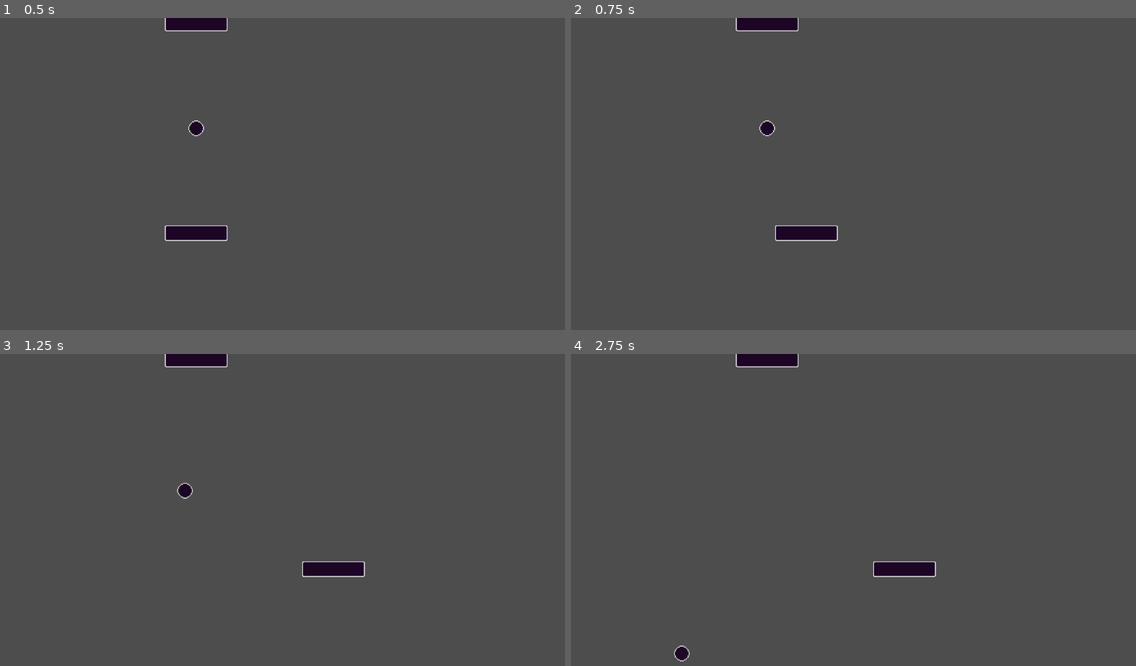
Above: before the commit, frames 1-4 (two rows, left to right).
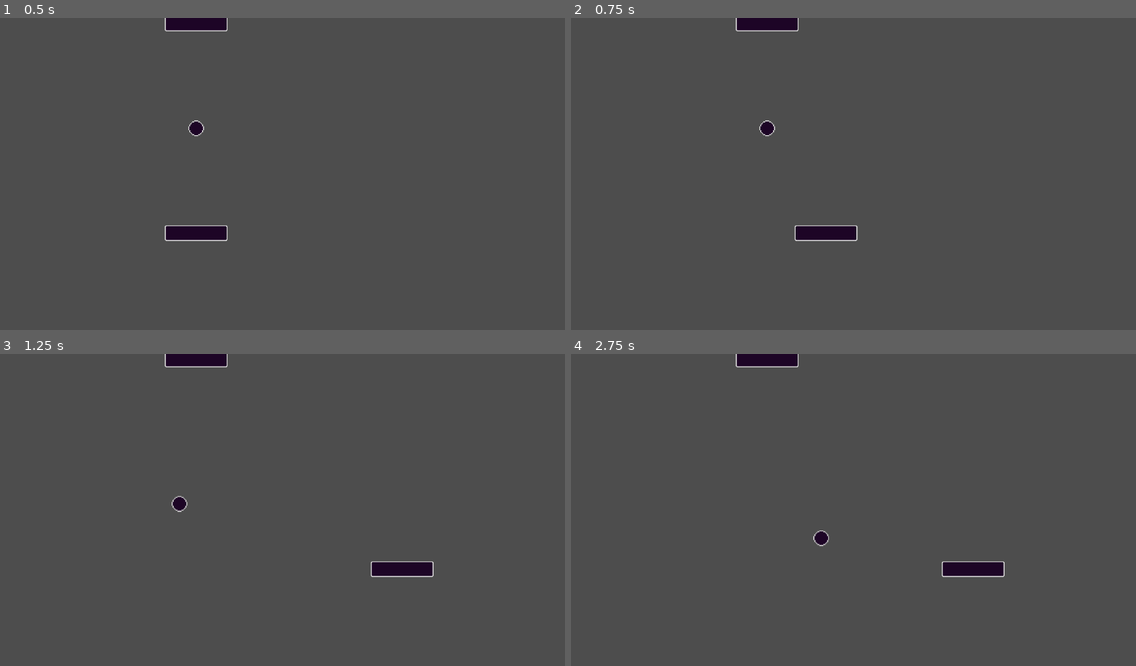
Above: after the commit, the same moments.

Repository: Efunim/Ping-Pong
Game: Godot game, scene res://scenes/levels/main.tscn
Two runs of this game, one before a commit and one after it. Both use one fixed random seed, a clock stepped at 60 frames per second and the inputs below.
Inputs:
- Up to frame 1 (0.5 s): no input
- Up to frame 2 (0.75 s): tap Enter at 0.5 s; hold D (move_right) from 0.53 s (still down)
- Up to frame 3 (1.25 s): keep holding D (move_right)
- Up to frame 4 (2.75 s): release D (move_right) at 1.28 s; hold A (move_left) 1.28-2.03 s; hold D (move_right) from 2.03 s (still down)

Frame 1 is identical in both runs. In frame 2, 0.4% of the frame differs, in the area x 36-51%, y 66-72%; in frame 3, 1.3%; in frame 4, 1.3%, in the area x 18-77%, y 56-99%.

Commit message:
feat: added score zones

Diff:
--- a/scenes/levels/main.tscn
+++ b/scenes/levels/main.tscn
@@ -15,6 +15,9 @@
 normal = Vector2(0, 1)
 
 [sub_resource type="WorldBoundaryShape2D" id="WorldBoundaryShape2D_ubwgw"]
+
+[sub_resource type="RectangleShape2D" id="RectangleShape2D_j4d2a"]
+size = Vector2(1162, 29)
 
 [node name="Main" type="Node" unique_id=936922932]
 script = ExtResource("1_2vj2h")
@@ -42,17 +45,42 @@
 shape = SubResource("WorldBoundaryShape2D_ubwgw")
 
 [node name="Player" parent="." unique_id=1064331733 instance=ExtResource("1_72ix8")]
-position = Vector2(80, 616)
+position = Vector2(80, 592)
+speed = 600
 
-[node name="Enemy" parent="." unique_id=620884627 instance=ExtResource("3_y0acb")]
-position = Vector2(80, 24)
+[node name="Enemy" parent="." unique_id=620884627 node_paths=PackedStringArray("ball") instance=ExtResource("3_y0acb")]
+position = Vector2(80, 48)
+speed = 600
+ball = NodePath("../Ball")
 
 [node name="Ball" parent="." unique_id=653229251 instance=ExtResource("4_j4d2a")]
-speed = 200.0
-max_speed = 700.0
+position = Vector2(64, 88)
+collision_layer = 3
+collision_mask = 3
+max_speed = 800.0
 
 [node name="Timer" type="Timer" parent="." unique_id=1565887942]
 one_shot = true
 autostart = true
 
+[node name="ScoreBorder" type="Node" parent="." unique_id=1046218323]
+
+[node name="EnemyBorder" type="Area2D" parent="ScoreBorder" unique_id=2111969358]
+collision_layer = 2
+collision_mask = 2
+
+[node name="CollisionShape2D" type="CollisionShape2D" parent="ScoreBorder/EnemyBorder" unique_id=358029793]
+position = Vector2(571, 3)
+shape = SubResource("RectangleShape2D_j4d2a")
+
+[node name="PlayerBorder" type="Area2D" parent="ScoreBorder" unique_id=1388033302]
+collision_layer = 2
+collision_mask = 2
+
+[node name="CollisionShape2D2" type="CollisionShape2D" parent="ScoreBorder/PlayerBorder" unique_id=1204410373]
+position = Vector2(571, 638.5)
+shape = SubResource("RectangleShape2D_j4d2a")
+
 [connection signal="timeout" from="Timer" to="." method="_on_timer_timeout"]
+[connection signal="body_entered" from="ScoreBorder/EnemyBorder" to="." method="_on_enemy_border_body_entered"]
+[connection signal="body_entered" from="ScoreBorder/PlayerBorder" to="." method="_on_player_border_body_entered"]
--- a/scripts/ball.gd
+++ b/scripts/ball.gd
@@ -2,18 +2,19 @@
 
 @export var speed: float = 200
 @export var max_speed: float = 400
-
-var direction_y: int = -1 # Shows which playe's side it is
 
 func _physics_process(delta: float) -> void:
 	var collision = move_and_collide(velocity * speed * delta, false, 0.1)
 	if collision:
 		velocity = velocity.bounce(collision.get_normal())
 
-	if speed < max_speed:
-		speed += 0.5
+		var reflection = collision.get_remainder().bounce(collision.get_normal())
+		move_and_collide(reflection)
 
-func launch():
+		if speed < max_speed:
+			speed += 10
+
+func launch(direction_y: int = -1): # Shows which playe's side it is, -1 means player
 	# Randomise ball angle between around 215 and 330 deg
 	# We need to change angle only on X axis, so I used Vector2.RIGHT
 	velocity = Vector2.RIGHT.rotated(randf_range(3.5, 5.5))
--- a/scripts/main.gd
+++ b/scripts/main.gd
@@ -4,6 +4,10 @@
 
 enum states { PLAYING, PAUSED }
 var current_state
+
+var player_score: int = 0
+var enemy_score: int = 0
+
 
 func _ready() -> void:
 	# Init positions
@@ -21,11 +25,20 @@
 	$Ball.position.x = center_x
 	$Ball.position.y = screen_size.y / 2
 
-func reset_ball():
+func reset_ball(direction_y: int):
 	var screen_size = DisplayServer.window_get_size()
 	$Ball.position = screen_size / 2
-	$Ball.launch()
-
+	$Ball.launch(direction_y)
 
 func _on_timer_timeout() -> void:
 	$Ball.launch()
+
+func _on_player_border_body_entered(_body: Node2D) -> void:
+	enemy_score += 1
+	print("Enemy scored! ", enemy_score)
+	reset_ball(-1)
+
+func _on_enemy_border_body_entered(_body: Node2D) -> void:
+	player_score += 1
+	print("Player scored! ", player_score)
+	reset_ball(1)
Not shown, added: .gitignore
